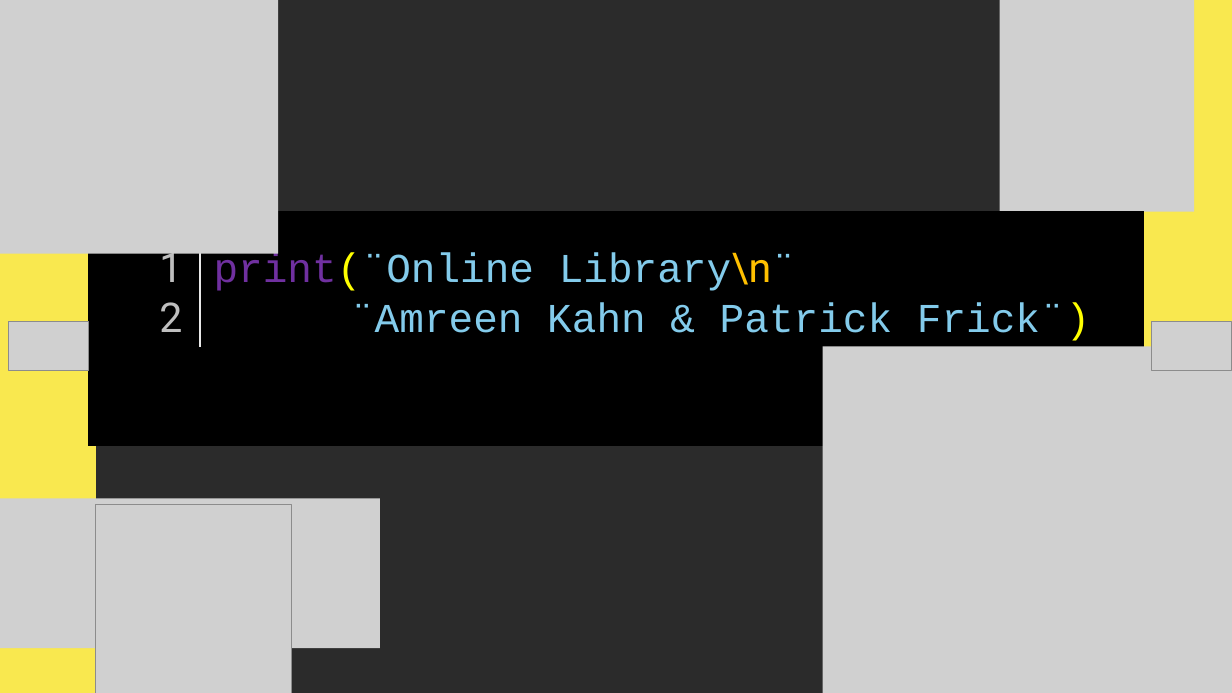
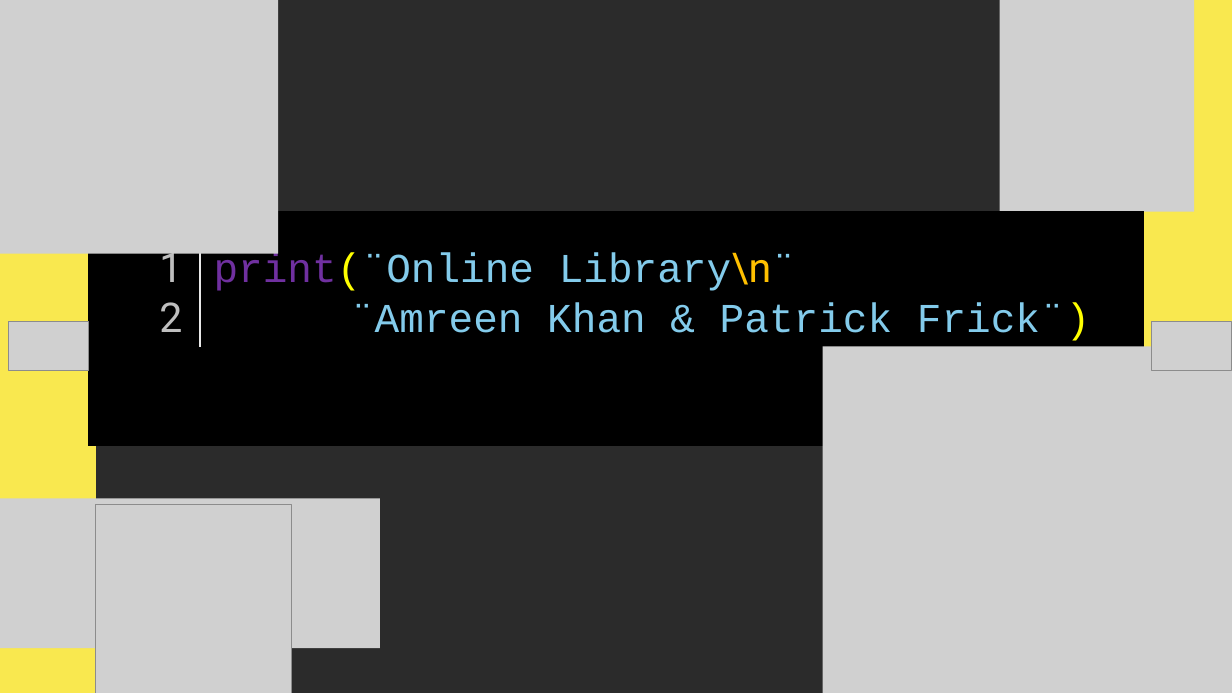
Before and after one commit to pdfrick-del/Brugg---Team-D, a slide deck: slide 1 of presentation/Presentation.pptx. Drawn at 1232x693 pixels with LibreOffice and Linux fonts; fonts in the diff are those of the drawing; grey boxes stand for pictures; background and template pictures are left out; a plain dark background stands for a picture behind light text. Boxes give left, top, right and bottom in pixels: in the first picture for what was removed or moved away, otherwise in the second. Text is boxed around its words. In the diff, an @@ line names an element or a change of style, - is before the commit and + after.

```diff
--- a/presentation/Presentation.pptx
+++ b/presentation/Presentation.pptx
@@ text at [159,302,1090,341]: text changed @@
-2 ¨Amreen Kahn & Patrick Frick¨)
+2 ¨Amreen Khan & Patrick Frick¨)
```
Also in this commit, not shown: 3 other files.
